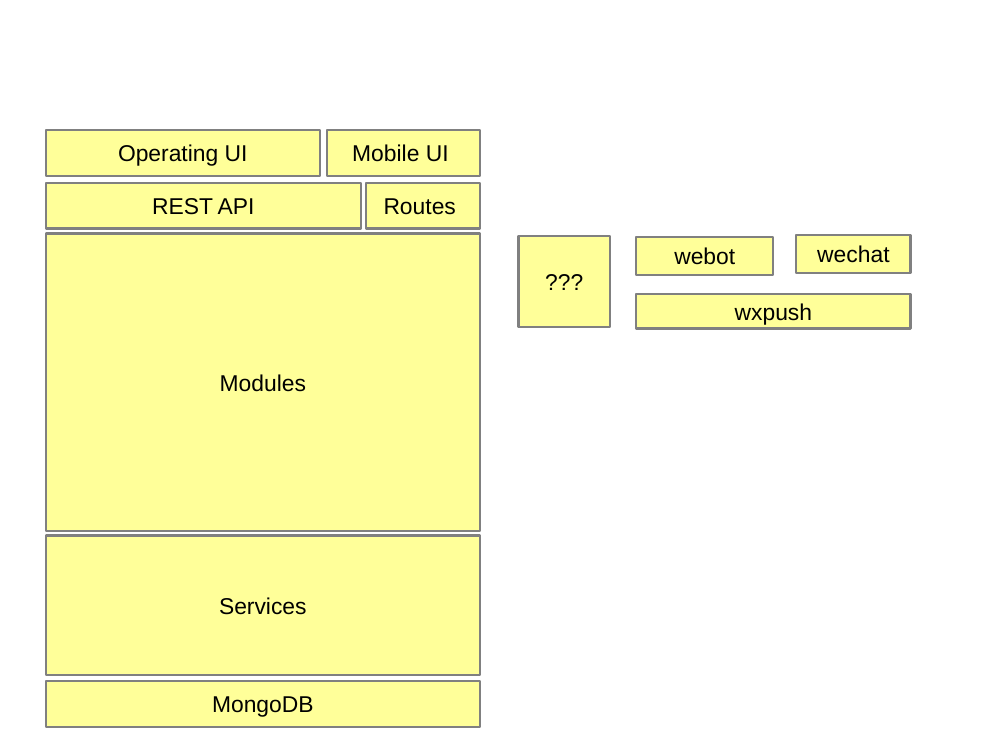
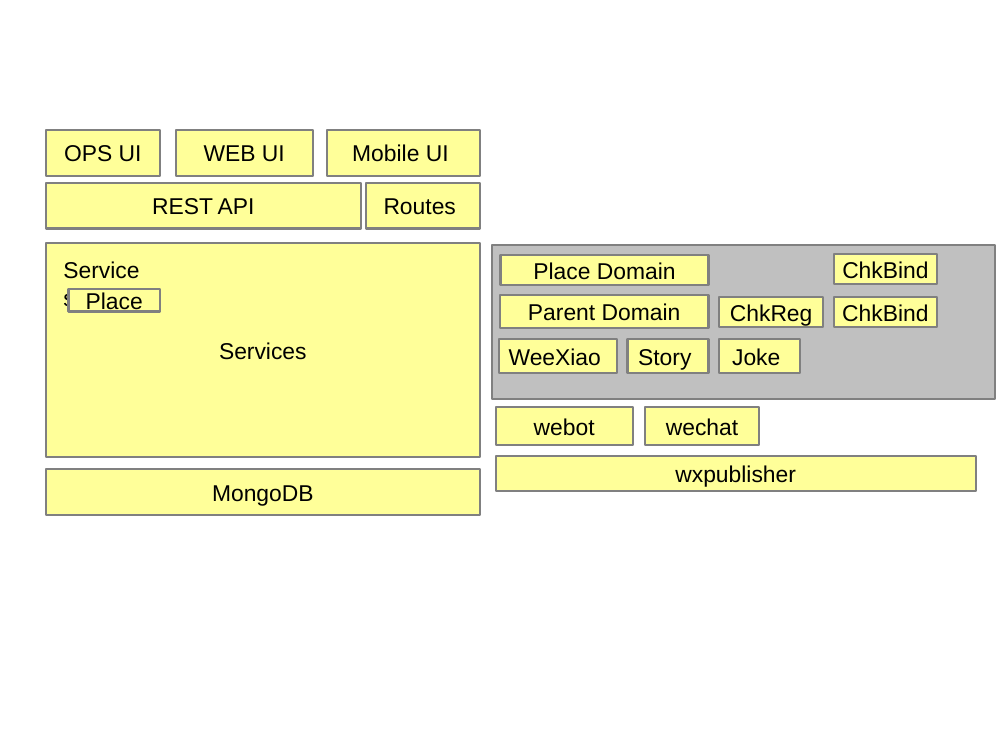
Before and after one commit to wenpi/weixiao, a slide deck: slide 1 of doc/tech.odp. Drawn at 1008x756 pixels with LibreOffice and Linux fonts; fonts in the diff are those of the drawing. Boxes give left, top, right and bottom in pixels: in the first picture for what was removed or moved away, otherwise in the second. Text is boxed around its words. In the diff, an @@ line names an element or a change of style, - is before the commit and + after.

```diff
--- a/doc/tech.odp
+++ b/doc/tech.odp
@@ rectangle "OPS UI" resized from (x1=46, y1=130, x2=320, y2=176) to (x1=46, y1=130, x2=160, y2=176) @@
@@ text in rectangle at (x1=64, y1=145, x2=142, y2=162): text changed @@
-Operating UI
+OPS UI
@@ rectangle added at (x1=176, y1=130, x2=313, y2=176), fill #FFFF99, outline #808080 1.7 pt, 18 pt, text #000000 @@
+WEB UI
@@ rectangle removed at (x1=46, y1=233, x2=480, y2=531) @@
-Modules
@@ rectangle removed at (x1=519, y1=236, x2=610, y2=327) @@
-???
@@ rectangle "Services" resized from (x1=46, y1=536, x2=480, y2=676) to (x1=46, y1=243, x2=480, y2=457) @@
@@ rectangle added at (x1=492, y1=245, x2=995, y2=400), fill #C0C0C0, outline #808080 1.7 pt @@
@@ rectangle added at (x1=500, y1=255, x2=709, y2=285), fill #FFFF99, outline #808080 1.7 pt, 18 pt, text #000000 @@
+Place Domain
@@ rectangle added at (x1=834, y1=254, x2=938, y2=284), fill #FFFF99, outline #808080 1.7 pt, 18 pt, text #000000 @@
+ChkBind
@@ rectangle added at (x1=69, y1=289, x2=160, y2=312), fill #FFFF99, outline #808080 1.7 pt, 18 pt, text #000000 @@
+Place
@@ rectangle added at (x1=500, y1=295, x2=709, y2=328), fill #FFFF99, outline #808080 1.7 pt, 18 pt, text #000000 @@
+Parent Domain
@@ rectangle removed at (x1=637, y1=295, x2=911, y2=329) @@
-wxpush
@@ rectangle added at (x1=720, y1=297, x2=823, y2=327), fill #FFFF99, outline #808080 1.7 pt, 18 pt, text #000000 @@
+ChkReg
@@ rectangle added at (x1=834, y1=297, x2=938, y2=327), fill #FFFF99, outline #808080 1.7 pt, 18 pt, text #000000 @@
+ChkBind
@@ text added at (x1=219, y1=342, x2=307, y2=360), 18 pt, text #000000 @@
+Services
@@ rectangle added at (x1=499, y1=339, x2=617, y2=373), fill #FFFF99, outline #808080 1.7 pt, 18 pt, text #000000 @@
+WeeXiao
@@ rectangle added at (x1=627, y1=339, x2=709, y2=373), fill #FFFF99, outline #808080 1.7 pt, 18 pt, text #000000 @@
+Story
@@ rectangle added at (x1=719, y1=339, x2=800, y2=373), fill #FFFF99, outline #808080 1.7 pt, 18 pt, text #000000 @@
+Joke
@@ rectangle "webot" moved from (x1=637, y1=237, x2=774, y2=275) to (x1=496, y1=407, x2=633, y2=445) @@
@@ rectangle "wechat" moved from (x1=797, y1=235, x2=911, y2=273) to (x1=645, y1=407, x2=759, y2=445) @@
@@ rectangle "MongoDB" moved from (x1=46, y1=681, x2=480, y2=727) to (x1=46, y1=469, x2=480, y2=515) @@
@@ rectangle added at (x1=496, y1=456, x2=976, y2=491), fill #FFFF99, outline #808080 1.7 pt, 18 pt, text #000000 @@
+wxpublisher
```
Also in this commit, not shown: 11 other files.
